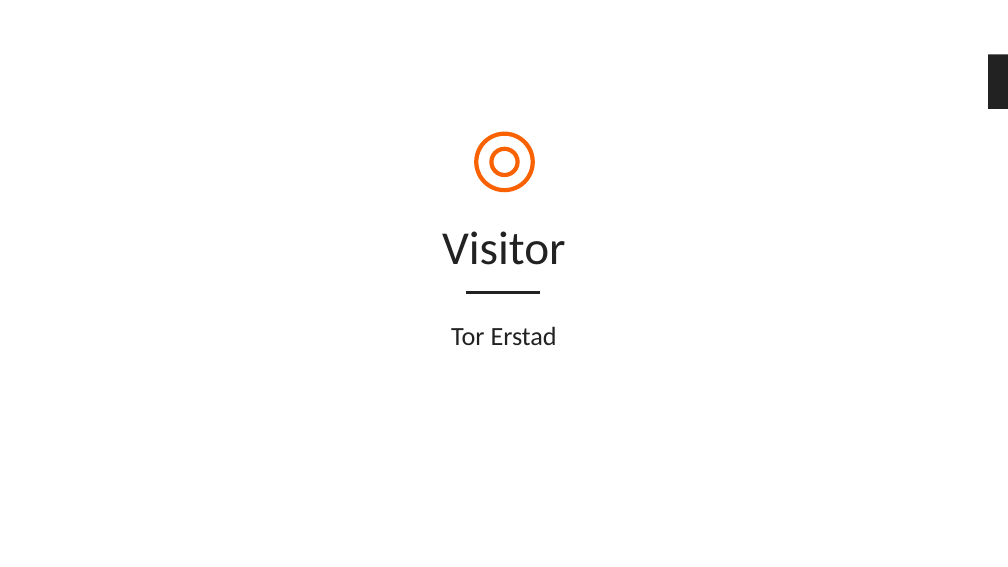
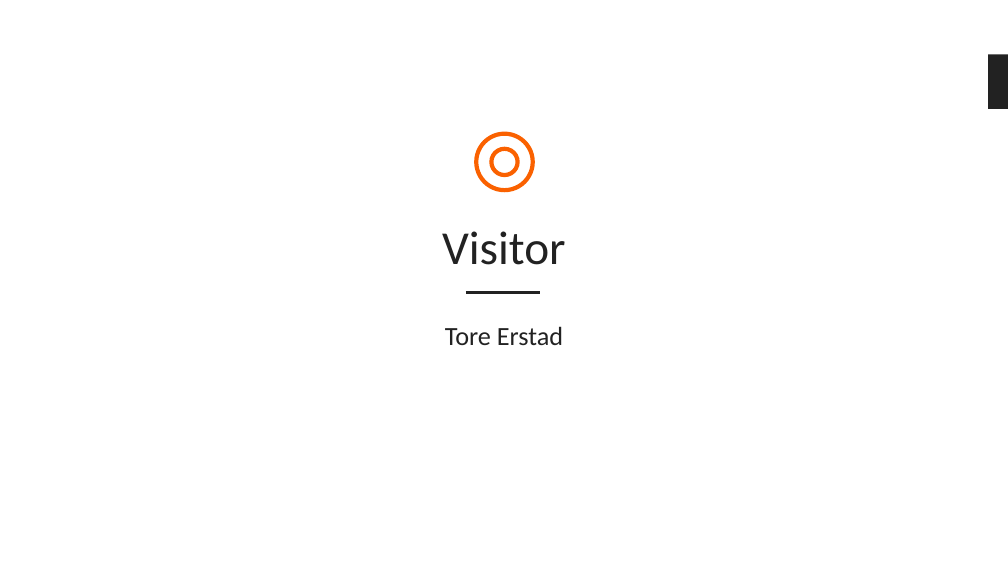
Before and after one commit to bouvet/VisitorAndStrategyPattern, a slide deck: slide 16 of Presentasjon.pptx. Drawn at 1008x567 pixels with LibreOffice and Linux fonts; fonts in the diff are those of the drawing; background and template pictures are left out. Boxes give left, top, right and bottom in pixels: in the first picture for what was removed or moved away, otherwise in the second. Text is boxed around its words. In the diff, an @@ line names an element or a change of style, - is before the commit and + after.

Commit message:
Noen endringer i Visitor-delen av presentasjonen

```diff
--- a/Presentasjon.pptx
+++ b/Presentasjon.pptx
@@ subtitle at [445,326,563,345]: text changed @@
-Tor Erstad
+Tore Erstad
```
Also in this commit, not shown: 1 other slide changed, 3 slides added.
